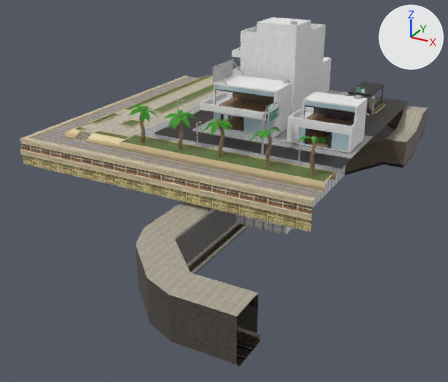
An edit to the COLLADA model res/models/docks/docks.dae, drawn before and after from the same camera.
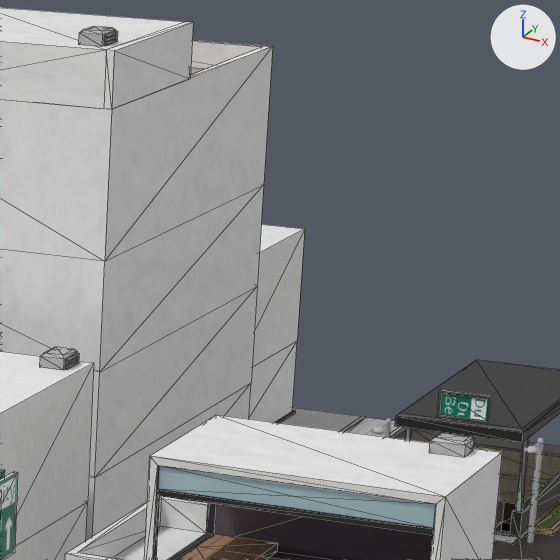
Each version is shown whole from a 50 mm lens placed at (59.2, -110.8, 39.0), pointed at (4.3, -10.8, -10.9), then close up on the part from 62% to 84% of the width and 4% to 31% of the height. Arrows for +X, +Y and +Z are at upper right; the lights stay in place. The close-ups show mesh edges as thin lines. Where no turn or scale is listed for an object, it has been applied to the vertices. Vertices at the same position are counted once.

Objects in the first close-up: 'Cube.021', 'docks.016', 'docks.021', 'docks.023', 'docks.026', 'docks.034', 'docks.039', 'docks.045', 'docks.055', 'docks.057', 'docks.060', 'docks.088'.
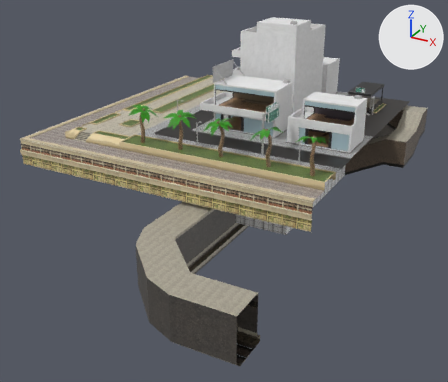
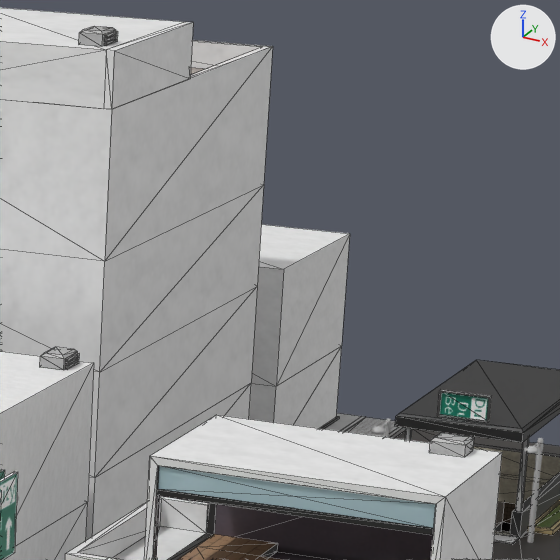
Scene script edits in JSON lines:
```json
{"block": "me_plane_040", "where": "me_plane_040.from_pydata(...)  # 52 vertices, 88 faces; spans x -1.0..11.0, y 21.0..29.0, z 1.2..9.2"}
{"block": "me_plane_040", "where": "# used by ob_docks_034; location = (0.0, 0.0, 0.0)"}
{"block": "me_plane_040", "where": "# before: 2 (11.0, 29.0, 1.2), 3 (11.0, 21.0, 1.2), 6 (11.0, 29.0, 9.2) at pixel (304, 228), 7 (11.0, 21.0, 9.2), 44 (11.0, 21.0, 4.4)"}
{"block": "me_plane_040", "where": "# before: 45 (11.0, 29.0, 4.4) at pixel (297, 340)"}
{"block": "me_plane_040", "change": "me_plane_040 part 1"}
{"op": "add", "block": "me_plane_040", "code": "for i in [2, 3, 6, 7, 44, 45]: me_plane_040.vertices[i].co += Vector((2.0, 0.0, 0.0))"}
```

Location of each change, [x1, y1, x2, y2] in pixels of the close-ups (560 x 560 px):
```json
{"object": "docks.034", "change": "reshaped", "before": [249, 224, 305, 423], "after": [249, 224, 350, 428]}
```
